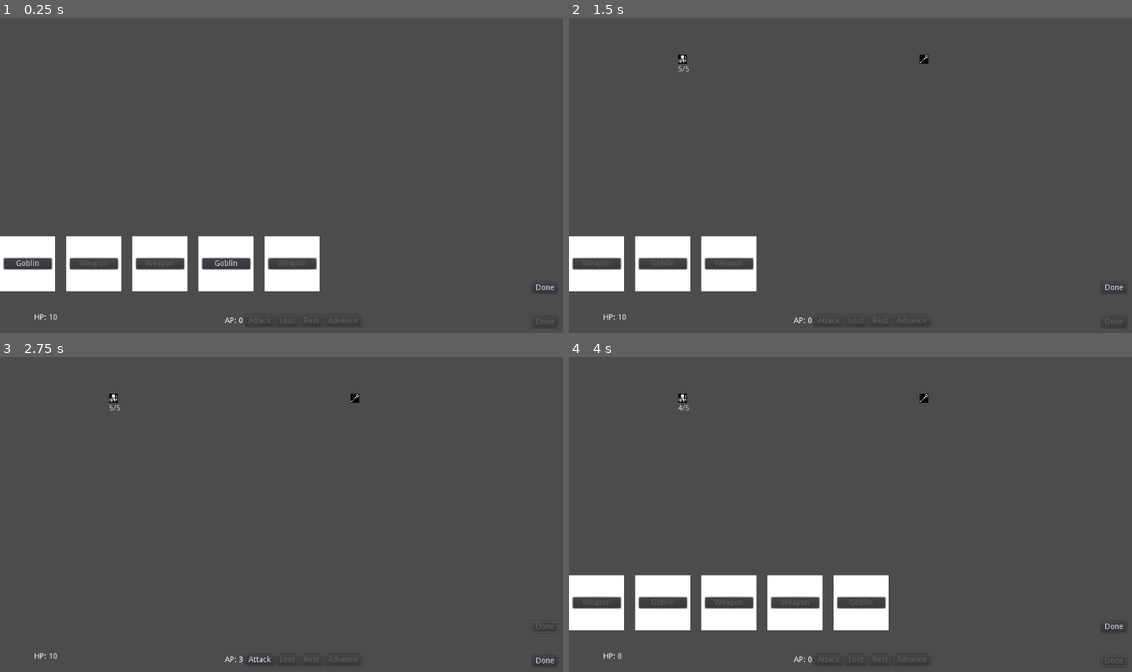
Above: before the commit, frames 1-4 (two rows, left to right).
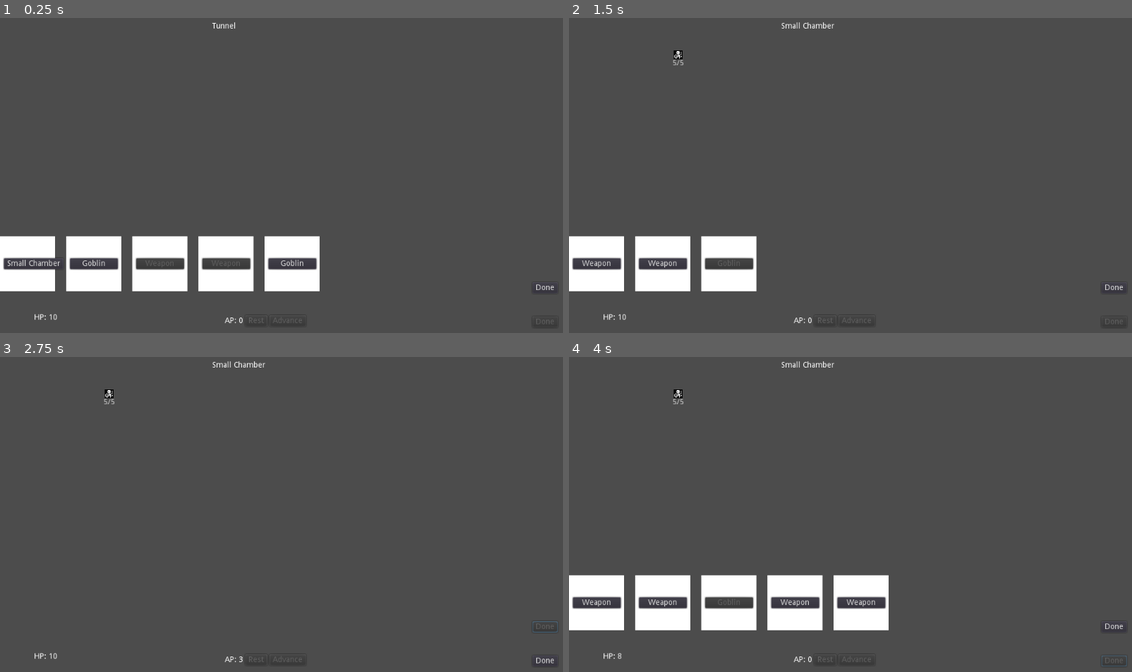
Above: after the commit, the same moments.

Repository: doctor-g/7DRL-2021
Game: Godot game, scene res://src/Game.tscn
Same seed, same stepped clock (60 frames per second), same inputs: the game is played once before the commit and once after it.
Inputs (mouse positions are in pixels of both pictures, inside the frame that each line leads up to):
- Up to frame 1 (0.25 s): no input
- Up to frame 2 (1.5 s): click "Goblin" at 0.5 s; click "Weapon" (after the commit: "Small Chamber") at 1.25 s
- Up to frame 3 (2.75 s): click "Done" at 2 s
- Up to frame 4 (4 s): click (827, 659) at 2.75 s, where only the run before the commit has a clickable "Attack"; click "Done" at 3.5 s

The runs differ from the first frame. In frame 1, 0.3% of the frame differs, in the area x 1-55%, y 1-97%; in frame 2, 0.4%; in frame 3, 0.3%; in frame 4, 0.5%, in the area x 2-64%, y 1-97%.

Commit message:
Change monster and item handling to press

Diff:
--- a/project/src/Cards/Goblin.gd
+++ b/project/src/Cards/Goblin.gd
@@ -5,7 +5,7 @@
 
 
 func can_play(game:Game) -> bool:
-	return not game.has_monster()
+	return game.count_monsters() < game.room.max_monsters
 
 
 func execute(game:Game) -> void:
--- /dev/null
+++ b/project/src/Cards/SmallChamber.gd
@@ -0,0 +1,12 @@
+extends Node
+
+func _init():
+	name = "Small Chamber"
+
+
+func can_play(game:Game) -> bool:
+	return game.room.name == "Tunnel"
+
+
+func execute(game:Game) -> void:
+	game.room = load("res://src/Rooms/SmallChamber.gd").new()
--- a/project/src/Cards/Weapon.gd
+++ b/project/src/Cards/Weapon.gd
@@ -5,9 +5,9 @@
 
 
 func can_play(game:Game) -> bool:
-	return game.has_monster() and not game.has_loot()
+	return game.has_monster() and game.count_items() < game.room.max_items
 
 
 func execute(game:Game) -> void:
-	var weapon = preload("res://src/Items/Weapon.tscn").instance()
+	var weapon = preload("res://src/Items/Item.tscn").instance()
 	game.add_item(weapon)
--- a/project/src/Game.gd
+++ b/project/src/Game.gd
@@ -1,8 +1,11 @@
 class_name Game
 extends Node2D
 
+const _Tunnel := preload("res://src/Rooms/Tunnel.gd")
+
 var ap := 0
 var player := preload("res://src/Player.gd").new()
+var room = _Tunnel.new() setget _set_room
 
 var _deck = []
 var _discard = []
@@ -13,16 +16,35 @@
 	# Initialize UI
 	_update_ap_label()
 	_update_hp_label()
+	_update_room_label()
 	player.connect("hp_changed", self, "_update_hp_label")
 
 	# Load the cards
-	var test = ["Goblin.gd", "Weapon.gd", "Weapon.gd", "Goblin.gd", "Weapon.gd",
-	 "Weapon.gd", "Goblin.gd", "Weapon.gd", "Weapon.gd", "Goblin.gd"]
+	var test = ["SmallChamber.gd", "Goblin.gd", "Weapon.gd", "Weapon.gd", "Goblin.gd", "Weapon.gd",
+	 "Weapon.gd", "Goblin.gd", "Weapon.gd", "Weapon.gd"]
 	for script in test:
 		var card = _Card.instance()
 		card.command = load("res://src/Cards/%s" % script).new()
 		_deck.append(card)
 	_draw_hand()
+
+
+func count_monsters() -> int:
+	return $MonsterSlot.get_child_count()
+
+
+func count_items() -> int:
+	return $ItemSlot.get_child_count()
+
+
+func _set_room(value)->void:
+	room = value
+	_update_room_label()
+	_update_cards()
+
+
+func _update_room_label():
+	$RoomNameLabel.text = room.name
 
 
 func _update_hp_label() -> void:
@@ -84,10 +106,15 @@
 	_update_action_buttons()
 	$CardsDoneButton.disabled = true
 
+	# Listen for attacking the monsters
+	for monster in $MonsterSlot.get_children():
+		monster.connect("pressed", self, "_on_Monster_attacked", [monster])
+	# Listen for looting the items
+	for item in $ItemSlot.get_children():
+		item.connect("pressed", self, "_on_Item_looted", [item])
+
 
 func _update_action_buttons():
-	$HBoxContainer/AttackButton.disabled = not has_monster() or ap==0
-	$HBoxContainer/LootButton.disabled = not has_loot() or has_monster() or ap==0
 	$HBoxContainer/RestButton.disabled = has_monster() or ap==0 or player.hp == 10
 	$HBoxContainer/AdvanceButton.disabled = has_monster() or ap == 0
 	$ActionsDoneButton.disabled = false
@@ -109,35 +136,17 @@
 
 
 func _finish_action_phase()->void:
+	for monster in $MonsterSlot.get_children():
+		monster.disconnect("pressed", self, "_on_Monster_attacked")
+	for item in $ItemSlot.get_children():
+		item.disconnect("pressed", self, "_on_Item_looted")
 	ap = 0
 	_update_ap_label()
-	$HBoxContainer/AttackButton.disabled = true
-	$HBoxContainer/LootButton.disabled = true
 	$HBoxContainer/RestButton.disabled = true
 	$HBoxContainer/AdvanceButton.disabled = true
 	$CardsDoneButton.disabled = false
 	$ActionsDoneButton.disabled = true
 	_draw_hand()
-
-
-func _on_AttackButton_pressed():
-	assert(has_monster(), "There is no monster to attack")
-	assert(ap > 0)
-	var monster = $MonsterSlot.get_child(0)
-	print("You strike it!")
-	monster.hp -= 1
-	ap -= 1
-	_update_ap_label()
-	_update_action_buttons()
-
-
-func _on_LootButton_pressed():
-	assert(has_loot(), "There is no loot")
-	print("You got loot")
-	$ItemSlot.remove_child($ItemSlot.get_child(0))
-	_update_action_buttons()
-	ap -= 1
-	_update_ap_label()
 
 
 func has_loot() -> bool:
@@ -154,10 +163,33 @@
 
 func _on_AdvanceButton_pressed():
 	assert(not has_monster())
-	_remove_all_children_from($ItemSlot)
+	for item in $ItemSlot.get_children():
+		$ItemSlot.remove_child(item)
+		item.disconnect("pressed", self, "_on_Item_looted")
+	_set_room(_Tunnel.new())
 	_finish_action_phase()
 
 
-func _remove_all_children_from(node:Node2D):
-	for child in node.get_children():
-		node.remove_child(child)
+
+func _on_Monster_attacked(monster)->void:
+	if ap > 0:
+		monster.hp -= 1
+		ap -= 1
+		_update_ap_label()
+		_update_action_buttons()
+
+
+func _on_Item_looted(item)->void:
+	if ap > 0:
+		print("LOOTED")
+		item.queue_free()
+		ap -= 1
+
+		item.disconnect("pressed", self, "_on_Item_looted")
+
+		for monster in $MonsterSlot.get_children():
+			print("The %s attacks you!" % monster.name)
+			player.hp -= 2
+
+		_update_ap_label()
+		_update_action_buttons()
--- a/project/src/Game.tscn
+++ b/project/src/Game.tscn
@@ -27,26 +27,9 @@
 margin_bottom = 17.0
 text = "AP: X"
 
-[node name="AttackButton" type="Button" parent="HBoxContainer"]
+[node name="RestButton" type="Button" parent="HBoxContainer"]
 margin_left = 37.0
-margin_right = 89.0
-margin_bottom = 20.0
-disabled = true
-text = "Attack"
-
-[node name="LootButton" type="Button" parent="HBoxContainer"]
-margin_left = 93.0
-margin_right = 133.0
-margin_bottom = 20.0
-disabled = true
-text = "Loot"
-__meta__ = {
-"_edit_use_anchors_": false
-}
-
-[node name="RestButton" type="Button" parent="HBoxContainer"]
-margin_left = 137.0
-margin_right = 177.0
+margin_right = 77.0
 margin_bottom = 20.0
 disabled = true
 text = "Rest"
@@ -55,8 +38,8 @@
 }
 
 [node name="AdvanceButton" type="Button" parent="HBoxContainer"]
-margin_left = 181.0
-margin_right = 247.0
+margin_left = 81.0
+margin_right = 147.0
 margin_bottom = 20.0
 disabled = true
 text = "Advance"
@@ -109,8 +92,16 @@
 __meta__ = {
 "_edit_use_anchors_": false
 }
-[connection signal="pressed" from="HBoxContainer/AttackButton" to="." method="_on_AttackButton_pressed"]
-[connection signal="pressed" from="HBoxContainer/LootButton" to="." method="_on_LootButton_pressed"]
+
+[node name="RoomNameLabel" type="Label" parent="."]
+margin_left = 384.585
+margin_top = 26.4866
+margin_right = 424.585
+margin_bottom = 40.4866
+text = "RoomName"
+__meta__ = {
+"_edit_use_anchors_": false
+}
 [connection signal="pressed" from="HBoxContainer/RestButton" to="." method="_on_RestButton_pressed"]
 [connection signal="pressed" from="HBoxContainer/AdvanceButton" to="." method="_on_AdvanceButton_pressed"]
 [connection signal="pressed" from="CardsDoneButton" to="." method="_on_CardsDoneButton_pressed"]
--- /dev/null
+++ b/project/src/Items/Item.gd
@@ -0,0 +1,7 @@
+extends Area2D
+
+signal pressed
+
+func _input_event(_viewport, event, _shape_idx):
+	if event is InputEventMouseButton and event.is_pressed():
+		emit_signal("pressed")
--- /dev/null
+++ b/project/src/Items/Item.tscn
@@ -0,0 +1,15 @@
+[gd_scene load_steps=4 format=2]
+
+[ext_resource path="res://src/OneBitSprite.tscn" type="PackedScene" id=1]
+[ext_resource path="res://src/Items/Item.gd" type="Script" id=2]
+
+[sub_resource type="RectangleShape2D" id=1]
+
+[node name="Item" type="Area2D"]
+script = ExtResource( 2 )
+
+[node name="Sprite" parent="." instance=ExtResource( 1 )]
+frame = 226
+
+[node name="CollisionShape2D" type="CollisionShape2D" parent="."]
+shape = SubResource( 1 )
--- a/project/src/Items/Weapon.tscn
+++ /dev/null
@@ -1,8 +0,0 @@
-[gd_scene load_steps=2 format=2]
-
-[ext_resource path="res://src/OneBitSprite.tscn" type="PackedScene" id=1]
-
-[node name="Node2D" type="Node2D"]
-
-[node name="Sprite" parent="." instance=ExtResource( 1 )]
-frame = 226
--- a/project/src/Monsters/Goblin.tscn
+++ b/project/src/Monsters/Goblin.tscn
@@ -1,23 +1,30 @@
-[gd_scene load_steps=3 format=2]
+[gd_scene load_steps=4 format=2]
 
 [ext_resource path="res://assets/monochrome_packed.png" type="Texture" id=1]
 [ext_resource path="res://src/Monsters/Monster.gd" type="Script" id=2]
 
-[node name="Goblin" type="Node2D"]
+[sub_resource type="RectangleShape2D" id=1]
+extents = Vector2( 11.7119, 16.1342 )
+
+[node name="Goblin" type="Area2D"]
 script = ExtResource( 2 )
 
 [node name="Sprite" type="Sprite" parent="."]
 texture = ExtResource( 1 )
-centered = false
 vframes = 22
 hframes = 48
 frame = 27
 
 [node name="HpLabel" type="Label" parent="."]
-margin_top = 19.1034
-margin_right = 40.0
-margin_bottom = 33.1034
+margin_left = -10.1136
+margin_top = 8.24067
+margin_right = 29.8864
+margin_bottom = 22.2407
 text = "X/Y"
 __meta__ = {
 "_edit_use_anchors_": false
 }
+
+[node name="CollisionShape2D" type="CollisionShape2D" parent="."]
+position = Vector2( 0, 4.8695 )
+shape = SubResource( 1 )
--- a/project/src/Monsters/Monster.gd
+++ b/project/src/Monsters/Monster.gd
@@ -1,5 +1,6 @@
-extends Node2D
+extends Area2D
 
+signal pressed
 signal defeated
 
 var max_hp := 5
@@ -22,3 +23,8 @@
 	_update_hp_label()
 	if hp <= 0:
 		emit_signal("defeated")
+
+
+func _input_event(_viewport, event, _shape_idx):
+	if event is InputEventMouseButton and event.pressed:
+		emit_signal("pressed")
--- a/project/src/OneBitSprite.tscn
+++ b/project/src/OneBitSprite.tscn
@@ -4,7 +4,6 @@
 
 [node name="Sprite" type="Sprite"]
 texture = ExtResource( 1 )
-centered = false
 vframes = 22
 hframes = 48
 frame = 27
--- /dev/null
+++ b/project/src/Rooms/SmallChamber.gd
@@ -0,0 +1,8 @@
+extends Node
+
+var max_monsters := 1
+var max_items := 1
+
+
+func _init():
+	name = "Small Chamber"
--- /dev/null
+++ b/project/src/Rooms/Tunnel.gd
@@ -0,0 +1,7 @@
+extends Node
+
+var max_monsters := 1
+var max_items := 0
+
+func _init():
+	name = "Tunnel"
